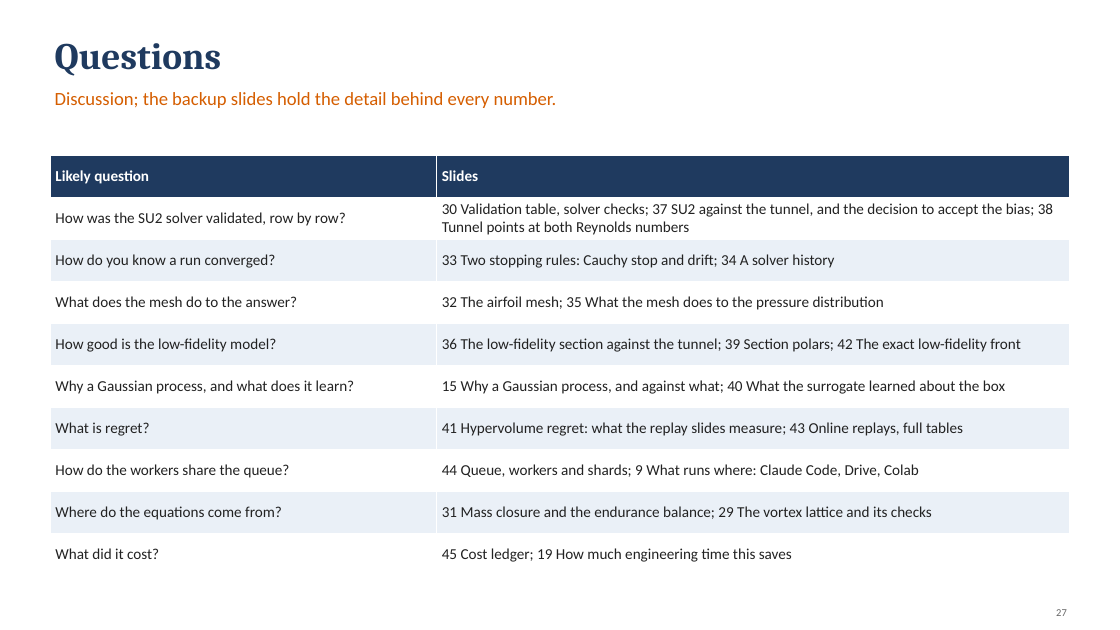
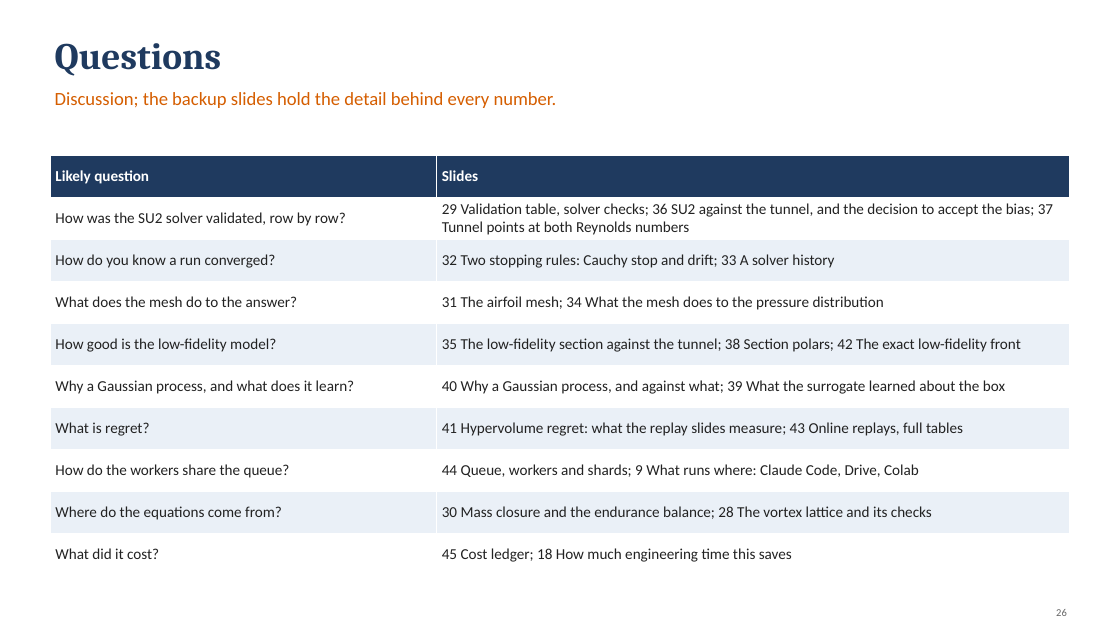
Before and after one commit to emarinhoss/ai-engineering, a slide deck: slide 26 of docs/talk/deck_drone_v3.pptx (slide 27 before the commit). Drawn at 1120x630 pixels with LibreOffice and Linux fonts; fonts in the diff are those of the drawing. Boxes give left, top, right and bottom in pixels: in the first picture for what was removed or moved away, otherwise in the second. Text is boxed around its words. In the diff, an @@ line names an element or a change of style, - is before the commit and + after.

```diff
--- a/docs/talk/deck_drone_v3.pptx
+++ b/docs/talk/deck_drone_v3.pptx
@@ table at box(50, 155, 1070, 576) @@
-row 2, column 2: 30 Validation table, solver checks; 37 SU2 against the tunnel, and the decision to accept the bias; 38 Tunnel points at both Reynolds numbers
+row 2, column 2: 29 Validation table, solver checks; 36 SU2 against the tunnel, and the decision to accept the bias; 37 Tunnel points at both Reynolds numbers
-row 3, column 2: 33 Two stopping rules: Cauchy stop and drift; 34 A solver history
+row 3, column 2: 32 Two stopping rules: Cauchy stop and drift; 33 A solver history
-row 4, column 2: 32 The airfoil mesh; 35 What the mesh does to the pressure distribution
+row 4, column 2: 31 The airfoil mesh; 34 What the mesh does to the pressure distribution
-row 5, column 2: 36 The low-fidelity section against the tunnel; 39 Section polars; 42 The exact low-fidelity front
+row 5, column 2: 35 The low-fidelity section against the tunnel; 38 Section polars; 42 The exact low-fidelity front
-row 6, column 2: 15 Why a Gaussian process, and against what; 40 What the surrogate learned about the box
+row 6, column 2: 40 Why a Gaussian process, and against what; 39 What the surrogate learned about the box
-row 9, column 2: 31 Mass closure and the endurance balance; 29 The vortex lattice and its checks
+row 9, column 2: 30 Mass closure and the endurance balance; 28 The vortex lattice and its checks
-row 10, column 2: 45 Cost ledger; 19 How much engineering time this saves
+row 10, column 2: 45 Cost ledger; 18 How much engineering time this saves
@@ text at box(1056, 609, 1067, 616): text changed @@
-27
+26
```
Also in this commit, not shown: 25 other slides changed, 6 other files.
